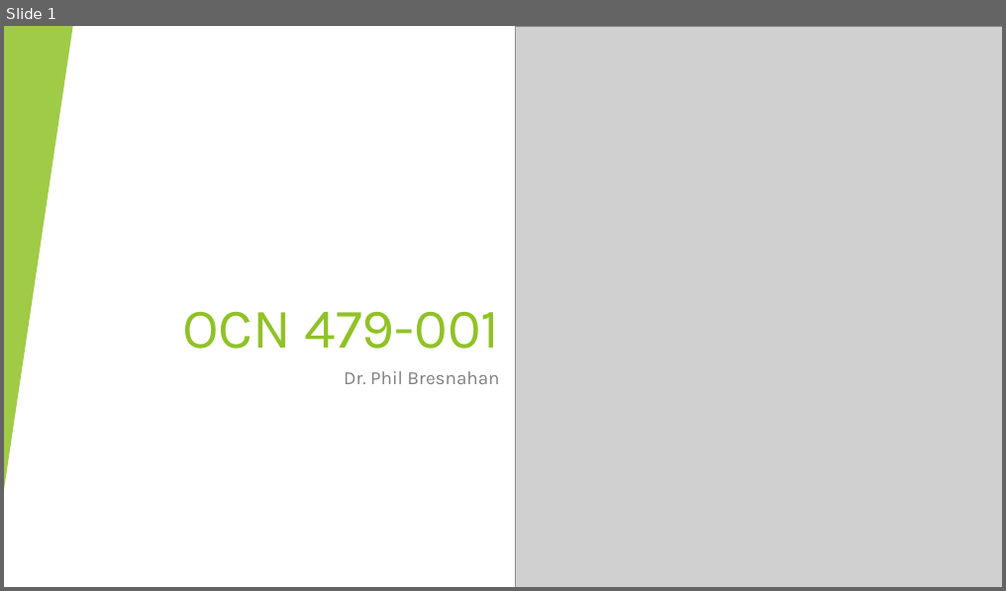
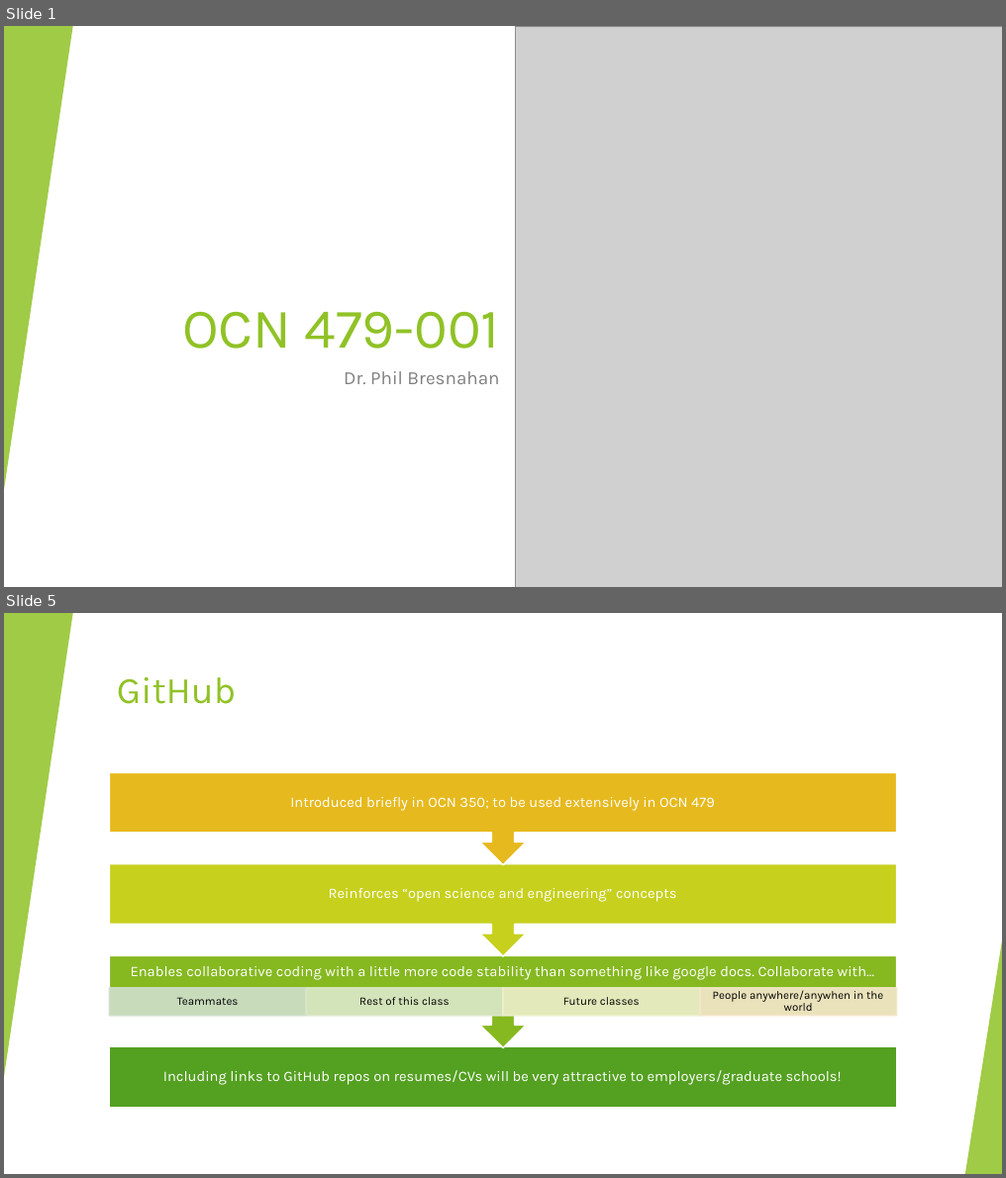
Before and after one commit to SUPScientist/Smart-Coasts, a slide deck: Class-02-OILab-Tour/OCN479_Lecture02_OILabTour.pptx. Shown one above the other, each under a label of ours: slide 1 before the commit, slides 1 and 5 after it; the slides between them are not shown. The pictures are 1006x591 and 1006x1178 pixels, drawn with LibreOffice and Linux fonts; fonts in the diff are those of the drawing; grey boxes stand for pictures. Boxes give left, top, right and bottom in pixels: in the first picture for what was removed or moved away, otherwise in the second. Text is boxed around its words. In the diff, an @@ line names an element or a change of style, - is before the commit and + after.

```diff
--- a/Class-02-OILab-Tour/OCN479_Lecture02_OILabTour.pptx
+++ b/Class-02-OILab-Tour/OCN479_Lecture02_OILabTour.pptx
@@ slide 5 added at box(4, 613, 1002, 1174), background #FFFFFF; not listed: 9 template elements that a slide beside it also shows @@
@@ rectangle added at box(4, 613, 1002, 1174), fill #FFFFFF @@
@@ triangle added at box(4, 613, 73, 1077), fill #90C226 at 85% opacity @@
@@ title added at box(117, 677, 236, 704), 36 pt, text #90C226 @@
+GitHub
@@ group added at box(110, 772, 897, 1107): 8 texts, 5 rectangles, 3 up arrow callouts @@
+Including links to GitHub repos on resumes/CVs will be very attractive to employers/graduate schools!
+Enables collaborative coding with a little more code stability than something like google docs. Collaborate with…
+Teammates
+Rest of this class
+Future classes
+People anywhere/anywhen in the world
+Reinforces “open science and engineering” concepts
+Introduced briefly in OCN 350; to be used extensively in OCN 479
@@ triangle added at box(4, 942, 41, 1174), fill #90C226 at 85% opacity @@
@@ triangle added at box(965, 942, 1002, 1174), fill #90C226 at 85% opacity @@
```
Also in this commit, not shown: 3 slides changed, 1 other slide added, 4 other files.
